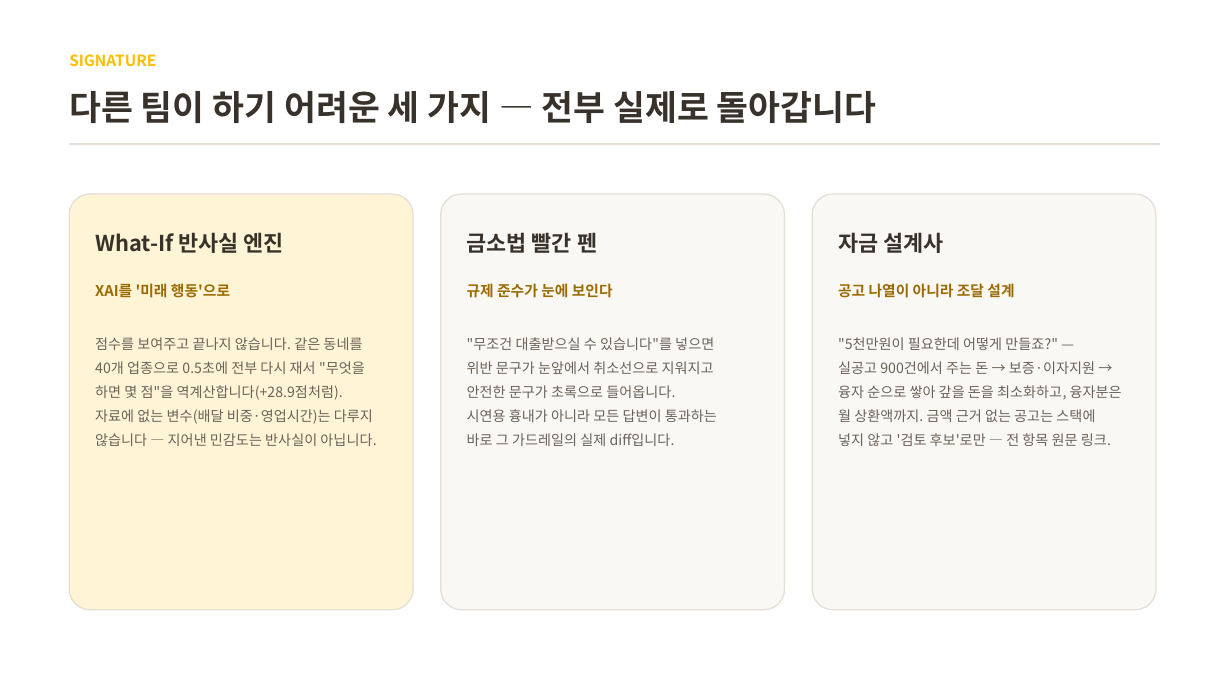
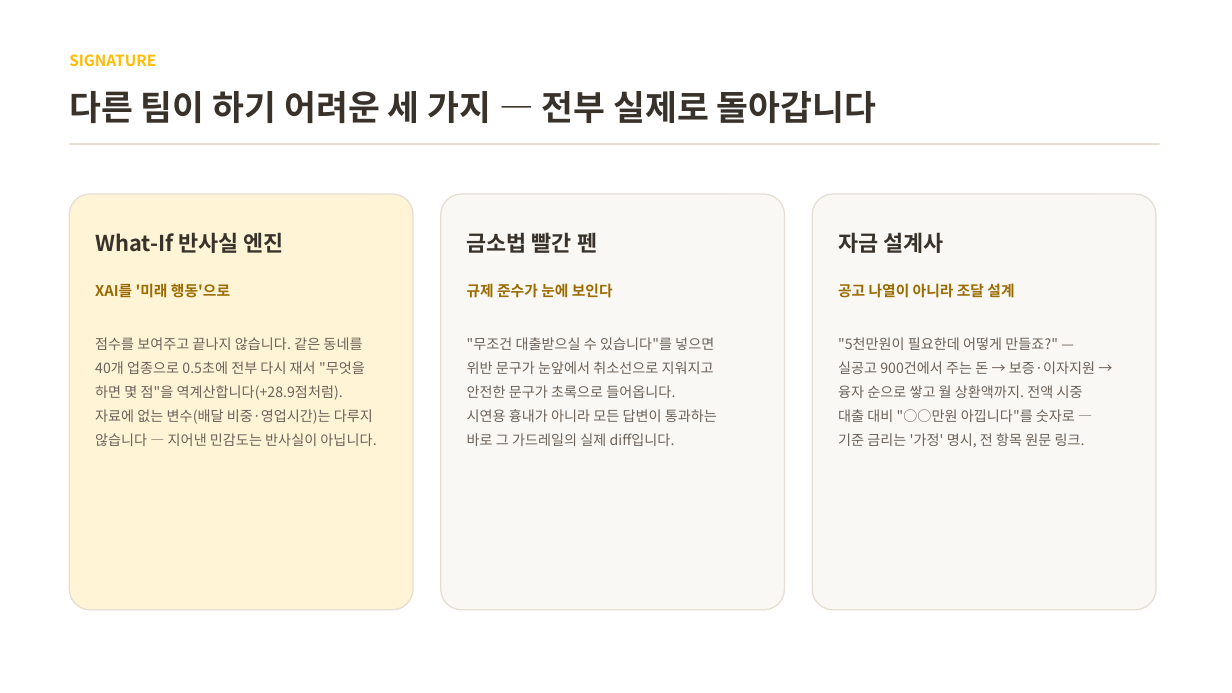
Before and after one commit to BioCode67/kb-kkulbee-smallbiz-multiagent, a slide deck: slide 10 of docs/꿀비_기술설명서.pptx. Drawn at 1232x693 pixels with LibreOffice and Linux fonts; fonts in the diff are those of the drawing. Boxes give left, top, right and bottom in pixels: in the first picture for what was removed or moved away, otherwise in the second. Text is boxed around its words. In the diff, an @@ line names an element or a change of style, - is before the commit and + after.

```diff
--- a/docs/꿀비_기술설명서.pptx
+++ b/docs/꿀비_기술설명서.pptx
@@ text at <box>838,385,1085,447</box>: text changed @@
-융자 순으로 쌓아 갚을 돈을 최소화하고, 융자분은
-월 상환액까지. 금액 근거 없는 공고는 스택에
-넣지 않고 '검토 후보'로만 — 전 항목 원문 링크.
+융자 순으로 쌓고 월 상환액까지. 전액 시중
+대출 대비 "○○만원 아낍니다"를 숫자로 —
+기준 금리는 '가정' 명시, 전 항목 원문 링크.
```
Also in this commit, not shown: 1 other slide changed, 1 slide added, 1 other file.
